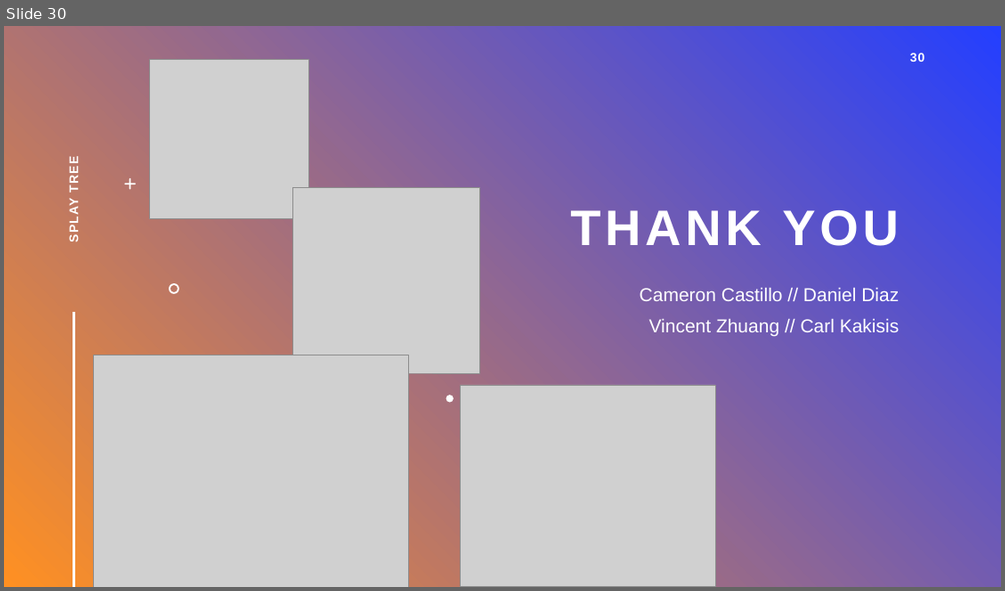
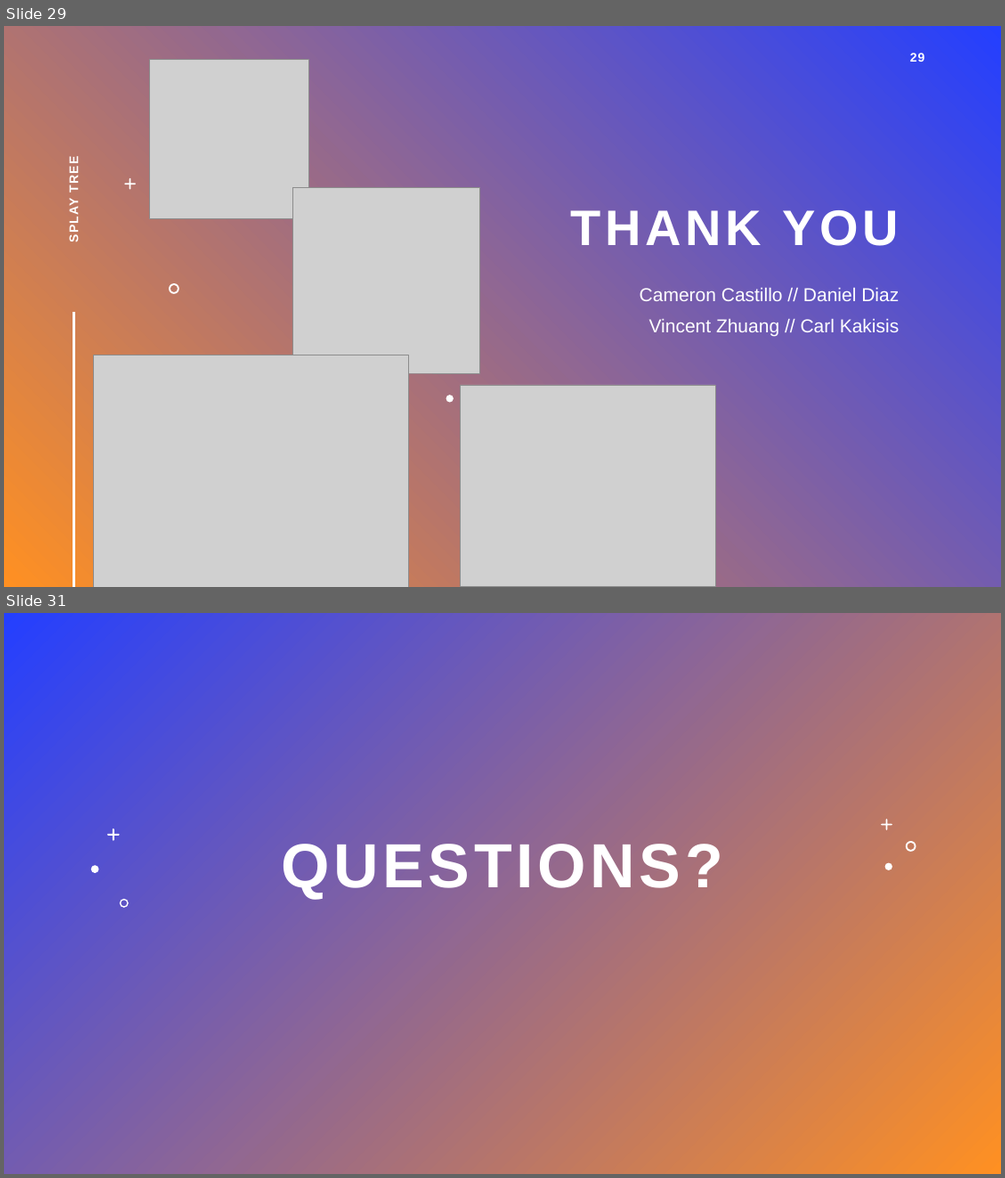
Before and after one commit to danielediazp/Splay-tree, a slide deck: Splay_Tree.pptx. Shown one above the other, each under a label of ours: slide 30 before the commit, slides 29 and 31 after it; the slides between them are not shown. The pictures are 1005x591 and 1005x1178 pixels, drawn with LibreOffice and Linux fonts; fonts in the diff are those of the drawing; grey boxes stand for pictures. Boxes give left, top, right and bottom in pixels: in the first picture for what was removed or moved away, otherwise in the second. Text is boxed around its words. In the diff, an @@ line names an element or a change of style, - is before the commit and + after.

```diff
--- a/Splay_Tree.pptx
+++ b/Splay_Tree.pptx
@@ slide 31 added at (4, 613, 1001, 1174), background gradient #243FFF to #FF9022 @@
@@ freeform shape added at (882, 819, 892, 830), fill #FFFFFF @@
@@ freeform shape added at (107, 828, 120, 841), fill #FFFFFF @@
@@ title added at (281, 837, 722, 899), 60 pt, text #FFFFFF, bold @@
+QUESTIONS?
@@ freeform shape added at (906, 841, 916, 852), fill #FFFFFF @@
@@ freeform shape added at (90, 865, 98, 873), fill #FFFFFF @@
@@ freeform shape added at (885, 863, 892, 870), fill #FFFFFF @@
@@ freeform shape added at (120, 899, 129, 908), fill #FFFFFF @@
@@ what was slide 30 is now slide 29 @@
@@ page number at (910, 53, 925, 62): text changed @@
-30
+29
```
Also in this commit, not shown: 1 other slide added, 1 slide removed.
